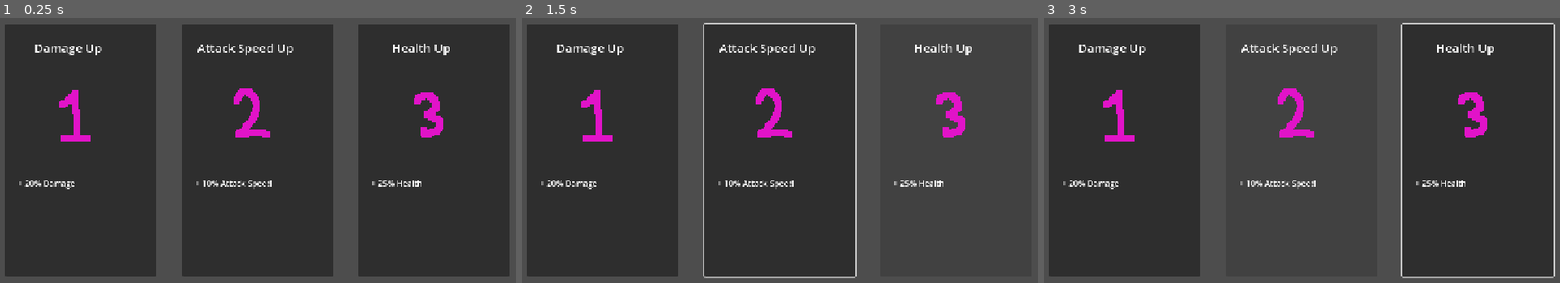
Above: before the commit, frames 1-3 (left to right).
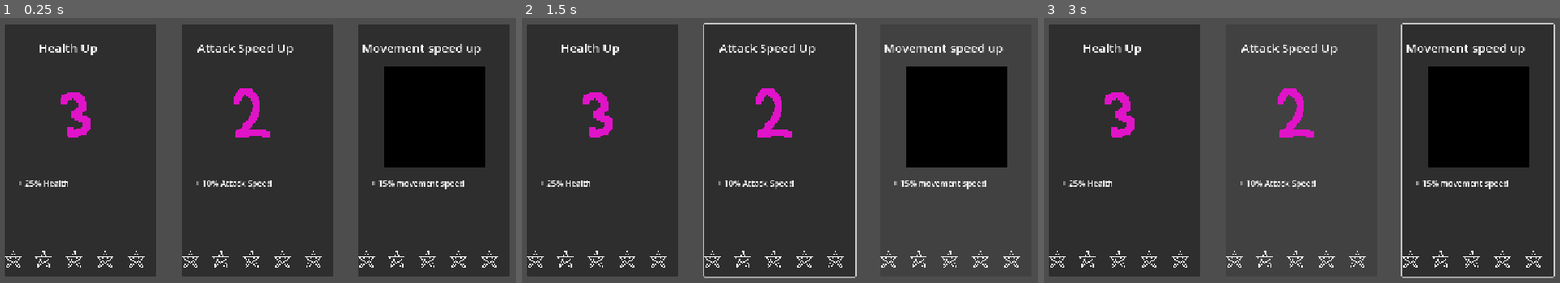
Above: after the commit, the same moments.

Repository: esbpo/topdownDDU
Game: Godot game, scene res://scn_ChooseUpgrade.tscn
Same seed, same stepped clock (60 frames per second), same inputs: the game is played once before the commit and once after it. This scene is started directly instead of the project's main scene.
Inputs (mouse positions are in pixels of both pictures, inside the frame that each line leads up to):
- Up to frame 1 (0.25 s): no input
- Up to frame 2 (1.5 s): click (604, 150) at 0.52 s; tap Enter at 1.25 s; move the mouse to (919, 131) at 1.27 s; hold Right (right) from 1.28 s (still down)
- Up to frame 3 (3 s): tap Space at 2 s; move the mouse to (1173, 169) at 2.02 s; release Right (right) at 2.03 s; hold Down (down) 2.03-2.78 s; tap Enter at 2.75 s; move the mouse to (1363, 71) at 2.77 s; hold Right (right) from 2.78 s (still down)

The runs differ from the first frame. In frame 1, 9.7% of the frame differs, in the area x 0-97%, y 9-95%; in frame 2, 9.7%; in frame 3, 9.7%.

Commit message:
lavet flere opgraderinger + globale variabler til dem. Og har fået levelstjerner til at vise men ikke centrere korrekt

Diff:
--- a/Assets/Scripts/Globals.gd
+++ b/Assets/Scripts/Globals.gd
@@ -5,3 +5,11 @@
 var time = 0
 var wave = 1
 var enemies_left = 0
+
+#Upgrade variabler
+var damage_multiplier = 1 #Damage multiplier, adds 0.2 or 20% per level on the multiplier
+var add_base_health = 100 #Additional base health. adds 100 base health pr level of upgrade
+var health_multiplier = 1 #Health multiplier, adds 0.25 or 25% per level to multiplier
+var attack_speed_multiplier = 1 #Attack speed multiplier, adds 0.1 or 10% pr. level to multiplier
+var movement_speed_multiplier = 1 #Movement speed multiplier, adds 0.15 or 15% pr. upgrade level
+var add_health_regen = 0 #Health regen, add +5 health regen pr. level. max level = 3
--- a/Assets/Scripts/scr_ChooseUpgrade.gd
+++ b/Assets/Scripts/scr_ChooseUpgrade.gd
@@ -6,6 +6,8 @@
 @onready var image: TextureRect = $"VBoxContainer/mar_UpgradeIcon/img_UpgradeIcon"
 #refers to the upgrade cards description label and changes it to the upgrades description
 @onready var description = $"VBoxContainer/mar_UpgradeEffect/lbl_UpgradeDescription"
+#refers to the levelstars at the bottom of the upgrade cards
+@onready var levelStars = $"VBoxContainer/MarginContainer_level/HBoxContainer"
 
 # Called when the node enters the scene tree for the first time.
 func _ready() -> void:
@@ -13,10 +15,54 @@
 	image.texture = PlaceholderTexture2D.new()
 	description.text = "Stat: +/- x\nStat2: +/. x%"
 
+
+
 func update():
 	data = get_meta("Data")
 	print(data)
 	title.text = data["title"]
 	description.text = data["description"]
-	image.texture = ImageTexture.new()
-	image.texture.set_image(Image.load_from_file(data["icon"]))
+	image.texture = load(data["icon"])
+
+	for star in range (data["level"]): #this for loop creates n filled levelStars depending og the level of the upgrade
+		#and creates x empty stars depending on the upgrades maxlevel - level
+		var filledStar = TextureRect.new()
+		filledStar.texture = load("res://Assets/Textures/Upgrade/star_filled.png")
+		filledStar.size_flags_horizontal = Control.SIZE_FILL | Control.SIZE_EXPAND
+		filledStar.size_flags_vertical = Control.SIZE_FILL
+		filledStar.expand_mode = TextureRect.EXPAND_IGNORE_SIZE
+		filledStar.stretch_mode = TextureRect.STRETCH_KEEP_ASPECT
+		levelStars.add_child(filledStar)
+
+	for star in range (data["maxlevel"]-data["level"]):
+		var emptyStar = TextureRect.new()
+		emptyStar.texture = load("res://Assets/Textures/Upgrade/star_empty.png") #
+		emptyStar.size_flags_horizontal = Control.SIZE_FILL | Control.SIZE_EXPAND
+		emptyStar.size_flags_vertical = Control.SIZE_FILL
+		emptyStar.expand_mode = TextureRect.EXPAND_IGNORE_SIZE
+		emptyStar.stretch_mode = TextureRect.STRETCH_KEEP_ASPECT
+		levelStars.add_child(emptyStar)
+
+
+func _pressed():
+	$"../../..".levelIncrease(int(data["id"]))
+	for key in data.keys(): #Checks all keys in data and looks for the correct upgrade key
+		match key:
+			"damage":
+				Globals.damage_multiplier += data[key] #if damage key is found, add key value to damage_multiplier and break.
+				break
+			"attackspeed":
+				Globals.attack_speed_multiplier += data[key] #if attackspeed key is found, add key value to attack speed multiplier
+				break
+			"health":
+				Globals.health_multiplier += data[key] #if health key is found, add key value to health multiplier
+				break
+			"basehealth":
+				Globals.add_base_health += data[key] #if basehealth key is found, add key value to basehealth multiplier
+				break
+			"healthregen":
+				Globals.add_health_regen += data[key] #if healthregen key is found, add key value to health regen variable
+				break
+			"movementspeed":
+				Globals.movement_speed_multiplier += data[key] #if movementspeed key is found, add key value to movement speed multiplier
+				break
--- a/Assets/Scripts/scr_GetUpgrades.gd
+++ b/Assets/Scripts/scr_GetUpgrades.gd
@@ -1,19 +1,22 @@
 extends Control
 @onready var UpgradeJson: String = FileAccess.get_file_as_string("res://Data/Upgrades.json")
 var upgradeArray: Array
-
+var upgradesAvailable
 # Called when the node enters the scene tree for the first time.
 func _ready() -> void:
 	upgradeArray = JSON.parse_string(UpgradeJson)
+	upgradesAvailable = len(upgradeArray)
 	Upgrade()
 func Upgrade():
 	var upgradeChoices = [randi_range(0, len(upgradeArray)-1), randi_range(0, len(upgradeArray)-1), randi_range(0, len(upgradeArray)-1),]
+	if upgradesAvailable >= 3: #As long as there are 3 or more upgrades not at max level, make all 3 upgrades different.
+		#otherwise allow upgradechoices to be the same
+		while upgradeChoices[0] == upgradeChoices[1] or upgradeChoices[0] == upgradeChoices[2]:
+			upgradeChoices[0] = randi_range(1, len(upgradeArray)-1)
+		while upgradeChoices[1] == upgradeChoices[0] or upgradeChoices[1] == upgradeChoices[2]:
+			upgradeChoices[1] = randi_range(1, len(upgradeArray)-1)
 
-	while upgradeChoices[0] == upgradeChoices[1] or upgradeChoices[0] == upgradeChoices[2]:
-		upgradeChoices[0] = randi_range(1, len(upgradeArray)-1)
 
-	while upgradeChoices[1] == upgradeChoices[0] or upgradeChoices[1] == upgradeChoices[2]:
-		upgradeChoices[1] = randi_range(1, len(upgradeArray)-1)
 
 	var upgrade1 = $"HBox/MarginContainer_Upgrade1/Button"
 	var upgrade2 = $"HBox/MarginContainer_Upgrade2/Button"
@@ -25,3 +28,8 @@
 	upgrade1.update()
 	upgrade2.update()
 	upgrade3.update()
+
+func levelIncrease (id):
+	upgradeArray[id]["level"] += 1
+	if upgradeArray[id]["level"] == upgradeArray[id]["maxlevel"]:
+		upgradesAvailable -= 1
--- a/Data/Upgrades.json
+++ b/Data/Upgrades.json
@@ -4,6 +4,7 @@
 		"title": "Damage Up",
 		"damage": 0.2,
 		"level": 0,
+		"maxlevel": 5,
 		"description": "+ 20% Damage",
 		"icon": "res://Assets/Textures/Upgrade/upgradeFiller1.png"
 	},
@@ -12,6 +13,7 @@
 		"title": "Attack Speed Up",
 		"attackspeed": 0.1,
 		"level": 0,
+		"maxlevel": 5,
 		"description": "+ 10% Attack Speed",
 		"icon": "res://Assets/Textures/Upgrade/upgradeFiller2.png"
 	},
@@ -20,6 +22,7 @@
 		"title": "Health Up",
 		"health": 0.25,
 		"level": 0,
+		"maxlevel": 5,
 		"description": "+ 25% Health",
 		"icon": "res://Assets/Textures/Upgrade/upgradeFiller3.png"
 	},
@@ -28,7 +31,26 @@
 		"title": "Base Health Up",
 		"basehealth": 100,
 		"level": 0,
+		"maxlevel": 5,
 		"description": "+ 100 Base Health",
-		"icon": ""
+		"icon": "res://Assets/Textures/GroundTileset.png"
+	},
+	{
+		"id": 4,
+		"title": "Movement speed up",
+		"movementspeed": 0.15,
+		"level": 0,
+		"maxlevel": 5,
+		"description": "+ 15% movement speed",
+		"icon": "res://Assets/Textures/GroundTileset.png"
+	},
+	{
+		"id": 5,
+		"title": "Health regen",
+		"healthregen":5,
+		"level": 0,
+		"maxlevel": 3,
+		"description": "+ 5 health pr. second",
+		"icon": "res://Assets/Textures/GroundTileset.png"
 	},
 ]
--- a/scn_ChooseUpgrade.tscn
+++ b/scn_ChooseUpgrade.tscn
@@ -4,8 +4,6 @@
 [ext_resource type="Script" uid="uid://0qxece3uuwc1" path="res://Assets/Scripts/scr_GetUpgrades.gd" id="1_wawnv"]
 
 [sub_resource type="PlaceholderTexture2D" id="PlaceholderTexture2D_0aq04"]
-
-[sub_resource type="PlaceholderTexture2D" id="PlaceholderTexture2D_6cw5p"]
 
 [node name="ScnChooseUpgrade" type="Control" unique_id=340562716]
 layout_mode = 3
@@ -72,8 +70,8 @@
 texture = SubResource("PlaceholderTexture2D_0aq04")
 
 [node name="mar_UpgradeEffect" type="MarginContainer" parent="HBox/MarginContainer_Upgrade1/Button/VBoxContainer" unique_id=1046254095]
-custom_minimum_size = Vector2(250, 150)
-custom_maximum_size = Vector2(250, 150)
+custom_minimum_size = Vector2(250, 125)
+custom_maximum_size = Vector2(250, 125)
 layout_mode = 2
 size_flags_horizontal = 4
 
@@ -84,28 +82,37 @@
 size_flags_vertical = 0
 autowrap_mode = 2
 
-[node name="MarginContainer_Upgrade2" type="MarginContainer" parent="HBox" unique_id=361134855]
-custom_minimum_size = Vector2(300, 500)
-layout_mode = 2
-
-[node name="Button" type="Button" parent="HBox/MarginContainer_Upgrade2" unique_id=240682959]
+[node name="MarginContainer_level" type="MarginContainer" parent="HBox/MarginContainer_Upgrade1/Button/VBoxContainer" unique_id=1980288635]
+custom_minimum_size = Vector2(0, 32)
+custom_maximum_size = Vector2(-1, 32)
+layout_mode = 2
+
+[node name="HBoxContainer" type="HBoxContainer" parent="HBox/MarginContainer_Upgrade1/Button/VBoxContainer/MarginContainer_level" unique_id=2035694250]
+layout_mode = 2
+alignment = 1
+
+[node name="MarginContainer_Upgrade2" type="MarginContainer" parent="HBox" unique_id=1101410763]
+custom_minimum_size = Vector2(300, 500)
+layout_mode = 2
+
+[node name="Button" type="Button" parent="HBox/MarginContainer_Upgrade2" unique_id=1728297460]
 layout_mode = 2
 script = ExtResource("1_0aq04")
 
-[node name="VBoxContainer" type="VBoxContainer" parent="HBox/MarginContainer_Upgrade2/Button" unique_id=1907987682]
+[node name="VBoxContainer" type="VBoxContainer" parent="HBox/MarginContainer_Upgrade2/Button" unique_id=566451232]
 custom_minimum_size = Vector2(300, 500)
 layout_mode = 0
 offset_right = 40.0
 offset_bottom = 40.0
 theme_override_constants/separation = 20
 
-[node name="mar_UpgradeName" type="MarginContainer" parent="HBox/MarginContainer_Upgrade2/Button/VBoxContainer" unique_id=1436763915]
+[node name="mar_UpgradeName" type="MarginContainer" parent="HBox/MarginContainer_Upgrade2/Button/VBoxContainer" unique_id=167783188]
 custom_minimum_size = Vector2(100, 0)
 custom_maximum_size = Vector2(250, -1)
 layout_mode = 2
 theme_override_constants/margin_top = 30
 
-[node name="lbl_UpgradeTitle" type="Label" parent="HBox/MarginContainer_Upgrade2/Button/VBoxContainer/mar_UpgradeName" unique_id=1668401568]
+[node name="lbl_UpgradeTitle" type="Label" parent="HBox/MarginContainer_Upgrade2/Button/VBoxContainer/mar_UpgradeName" unique_id=504654681]
 custom_minimum_size = Vector2(250, 0)
 custom_maximum_size = Vector2(250, -1)
 layout_mode = 2
@@ -114,50 +121,59 @@
 horizontal_alignment = 1
 autowrap_mode = 2
 
-[node name="mar_UpgradeIcon" type="MarginContainer" parent="HBox/MarginContainer_Upgrade2/Button/VBoxContainer" unique_id=1687924728]
+[node name="mar_UpgradeIcon" type="MarginContainer" parent="HBox/MarginContainer_Upgrade2/Button/VBoxContainer" unique_id=456045445]
 custom_minimum_size = Vector2(200, 200)
 layout_mode = 2
 size_flags_horizontal = 4
 
-[node name="img_UpgradeIcon" type="TextureRect" parent="HBox/MarginContainer_Upgrade2/Button/VBoxContainer/mar_UpgradeIcon" unique_id=668528806]
-layout_mode = 2
-texture = SubResource("PlaceholderTexture2D_6cw5p")
-
-[node name="mar_UpgradeEffect" type="MarginContainer" parent="HBox/MarginContainer_Upgrade2/Button/VBoxContainer" unique_id=1467574858]
-custom_minimum_size = Vector2(250, 150)
-custom_maximum_size = Vector2(250, 150)
-layout_mode = 2
-size_flags_horizontal = 4
-
-[node name="lbl_UpgradeDescription" type="Label" parent="HBox/MarginContainer_Upgrade2/Button/VBoxContainer/mar_UpgradeEffect" unique_id=122687868]
+[node name="img_UpgradeIcon" type="TextureRect" parent="HBox/MarginContainer_Upgrade2/Button/VBoxContainer/mar_UpgradeIcon" unique_id=30224164]
+layout_mode = 2
+texture = SubResource("PlaceholderTexture2D_0aq04")
+
+[node name="mar_UpgradeEffect" type="MarginContainer" parent="HBox/MarginContainer_Upgrade2/Button/VBoxContainer" unique_id=735831931]
+custom_minimum_size = Vector2(250, 125)
+custom_maximum_size = Vector2(250, 125)
+layout_mode = 2
+size_flags_horizontal = 4
+
+[node name="lbl_UpgradeDescription" type="Label" parent="HBox/MarginContainer_Upgrade2/Button/VBoxContainer/mar_UpgradeEffect" unique_id=1443010828]
 custom_minimum_size = Vector2(0, 150)
 custom_maximum_size = Vector2(-1, 150)
 layout_mode = 2
 size_flags_vertical = 0
 autowrap_mode = 2
 
-[node name="MarginContainer_Upgrade3" type="MarginContainer" parent="HBox" unique_id=1617546424]
-custom_minimum_size = Vector2(300, 500)
-layout_mode = 2
-
-[node name="Button" type="Button" parent="HBox/MarginContainer_Upgrade3" unique_id=682608629]
+[node name="MarginContainer_level" type="MarginContainer" parent="HBox/MarginContainer_Upgrade2/Button/VBoxContainer" unique_id=1266603006]
+custom_minimum_size = Vector2(0, 32)
+custom_maximum_size = Vector2(300, 32)
+layout_mode = 2
+
+[node name="HBoxContainer" type="HBoxContainer" parent="HBox/MarginContainer_Upgrade2/Button/VBoxContainer/MarginContainer_level" unique_id=2105064887]
+layout_mode = 2
+alignment = 1
+
+[node name="MarginContainer_Upgrade3" type="MarginContainer" parent="HBox" unique_id=1013424916]
+custom_minimum_size = Vector2(300, 500)
+layout_mode = 2
+
+[node name="Button" type="Button" parent="HBox/MarginContainer_Upgrade3" unique_id=2072089291]
 layout_mode = 2
 script = ExtResource("1_0aq04")
 
-[node name="VBoxContainer" type="VBoxContainer" parent="HBox/MarginContainer_Upgrade3/Button" unique_id=919239535]
+[node name="VBoxContainer" type="VBoxContainer" parent="HBox/MarginContainer_Upgrade3/Button" unique_id=1260158638]
 custom_minimum_size = Vector2(300, 500)
 layout_mode = 0
 offset_right = 40.0
 offset_bottom = 40.0
 theme_override_constants/separation = 20
 
-[node name="mar_UpgradeName" type="MarginContainer" parent="HBox/MarginContainer_Upgrade3/Button/VBoxContainer" unique_id=1365510490]
+[node name="mar_UpgradeName" type="MarginContainer" parent="HBox/MarginContainer_Upgrade3/Button/VBoxContainer" unique_id=1938533659]
 custom_minimum_size = Vector2(100, 0)
 custom_maximum_size = Vector2(250, -1)
 layout_mode = 2
 theme_override_constants/margin_top = 30
 
-[node name="lbl_UpgradeTitle" type="Label" parent="HBox/MarginContainer_Upgrade3/Button/VBoxContainer/mar_UpgradeName" unique_id=1981656378]
+[node name="lbl_UpgradeTitle" type="Label" parent="HBox/MarginContainer_Upgrade3/Button/VBoxContainer/mar_UpgradeName" unique_id=440900188]
 custom_minimum_size = Vector2(250, 0)
 custom_maximum_size = Vector2(250, -1)
 layout_mode = 2
@@ -166,24 +182,33 @@
 horizontal_alignment = 1
 autowrap_mode = 2
 
-[node name="mar_UpgradeIcon" type="MarginContainer" parent="HBox/MarginContainer_Upgrade3/Button/VBoxContainer" unique_id=187433544]
+[node name="mar_UpgradeIcon" type="MarginContainer" parent="HBox/MarginContainer_Upgrade3/Button/VBoxContainer" unique_id=836407577]
 custom_minimum_size = Vector2(200, 200)
 layout_mode = 2
 size_flags_horizontal = 4
 
-[node name="img_UpgradeIcon" type="TextureRect" parent="HBox/MarginContainer_Upgrade3/Button/VBoxContainer/mar_UpgradeIcon" unique_id=1233628311]
-layout_mode = 2
-texture = SubResource("PlaceholderTexture2D_6cw5p")
-
-[node name="mar_UpgradeEffect" type="MarginContainer" parent="HBox/MarginContainer_Upgrade3/Button/VBoxContainer" unique_id=960673089]
-custom_minimum_size = Vector2(250, 150)
-custom_maximum_size = Vector2(250, 150)
-layout_mode = 2
-size_flags_horizontal = 4
-
-[node name="lbl_UpgradeDescription" type="Label" parent="HBox/MarginContainer_Upgrade3/Button/VBoxContainer/mar_UpgradeEffect" unique_id=734420707]
+[node name="img_UpgradeIcon" type="TextureRect" parent="HBox/MarginContainer_Upgrade3/Button/VBoxContainer/mar_UpgradeIcon" unique_id=662910731]
+layout_mode = 2
+texture = SubResource("PlaceholderTexture2D_0aq04")
+
+[node name="mar_UpgradeEffect" type="MarginContainer" parent="HBox/MarginContainer_Upgrade3/Button/VBoxContainer" unique_id=1088636062]
+custom_minimum_size = Vector2(250, 125)
+custom_maximum_size = Vector2(250, 125)
+layout_mode = 2
+size_flags_horizontal = 4
+
+[node name="lbl_UpgradeDescription" type="Label" parent="HBox/MarginContainer_Upgrade3/Button/VBoxContainer/mar_UpgradeEffect" unique_id=621086860]
 custom_minimum_size = Vector2(0, 150)
 custom_maximum_size = Vector2(-1, 150)
 layout_mode = 2
 size_flags_vertical = 0
 autowrap_mode = 2
+
+[node name="MarginContainer_level" type="MarginContainer" parent="HBox/MarginContainer_Upgrade3/Button/VBoxContainer" unique_id=1568830610]
+custom_minimum_size = Vector2(0, 32)
+custom_maximum_size = Vector2(300, 32)
+layout_mode = 2
+
+[node name="HBoxContainer" type="HBoxContainer" parent="HBox/MarginContainer_Upgrade3/Button/VBoxContainer/MarginContainer_level" unique_id=1451017054]
+layout_mode = 2
+alignment = 1
Binary file added: Assets/Textures/Upgrade/star_empty.png
Not shown, added: Assets/Textures/Upgrade/star_empty.png.import
Binary file added: Assets/Textures/Upgrade/star_filled.png
Not shown, added: Assets/Textures/Upgrade/star_filled.png.import
